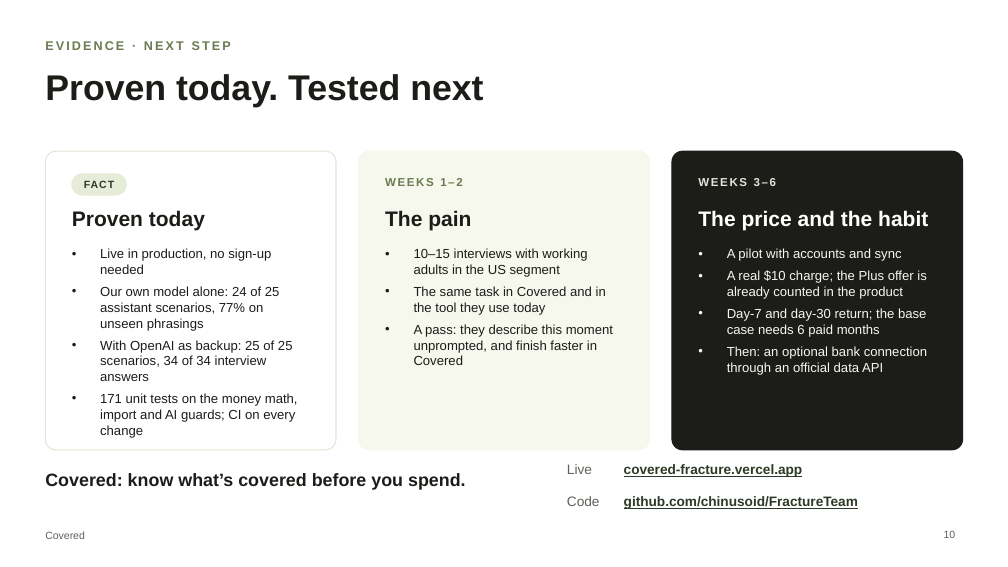
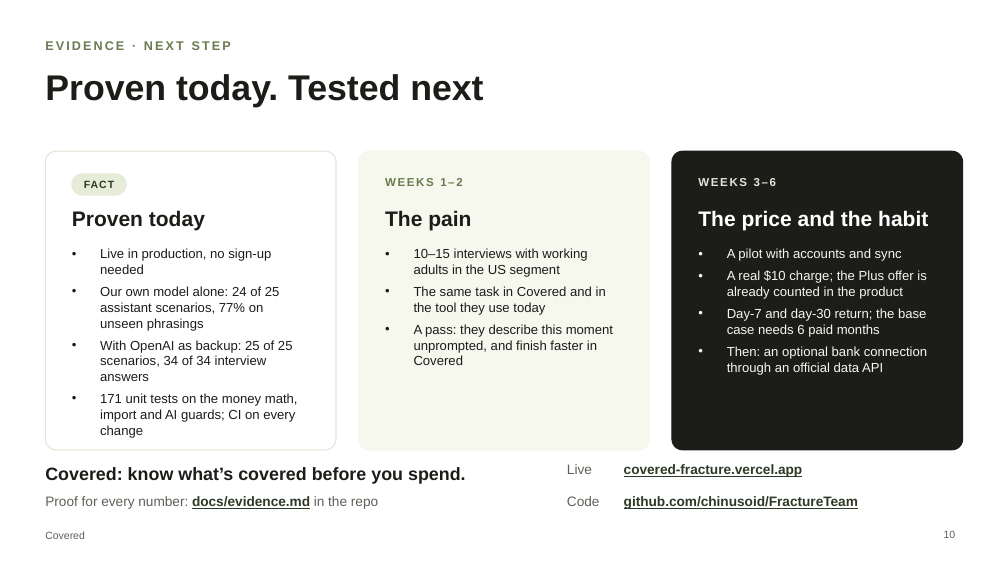
Before and after one commit to chinusoid/FractureTeam, a slide deck: slide 10 of pitch/covered-pitch.pptx. Drawn at 1008x567 pixels with LibreOffice and Linux fonts; fonts in the diff are those of the drawing. Boxes give left, top, right and bottom in pixels: in the first picture for what was removed or moved away, otherwise in the second. Text is boxed around its words. In the diff, an @@ line names an element or a change of style, - is before the commit and + after.

```diff
--- a/pitch/covered-pitch.pptx
+++ b/pitch/covered-pitch.pptx
@@ text "Covered: know what’s covered before ..." moved from (x1=45, y1=473, x2=466, y2=490) to (x1=45, y1=467, x2=466, y2=484) @@
@@ text added at (x1=45, y1=496, x2=378, y2=509), 13 pt, text #5F6058 @@
+Proof for every number: docs/evidence.md in the repo
```
Also in this commit, not shown: 9 other slides changed, 3 other files.
